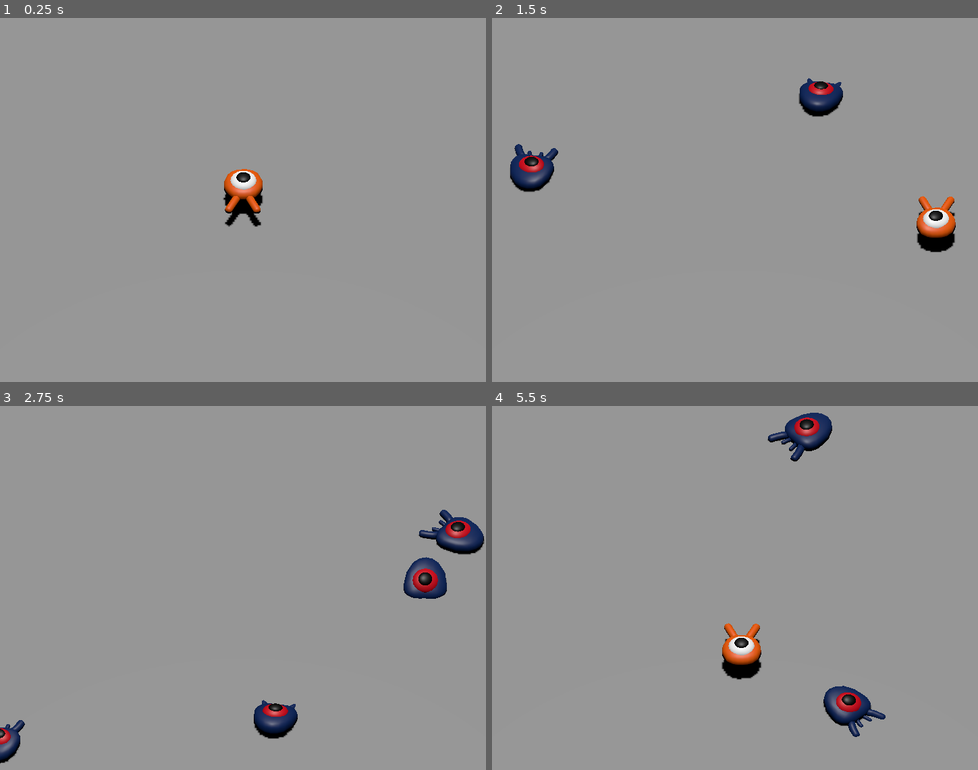
Above: before the commit, frames 1-4 (two rows, left to right).
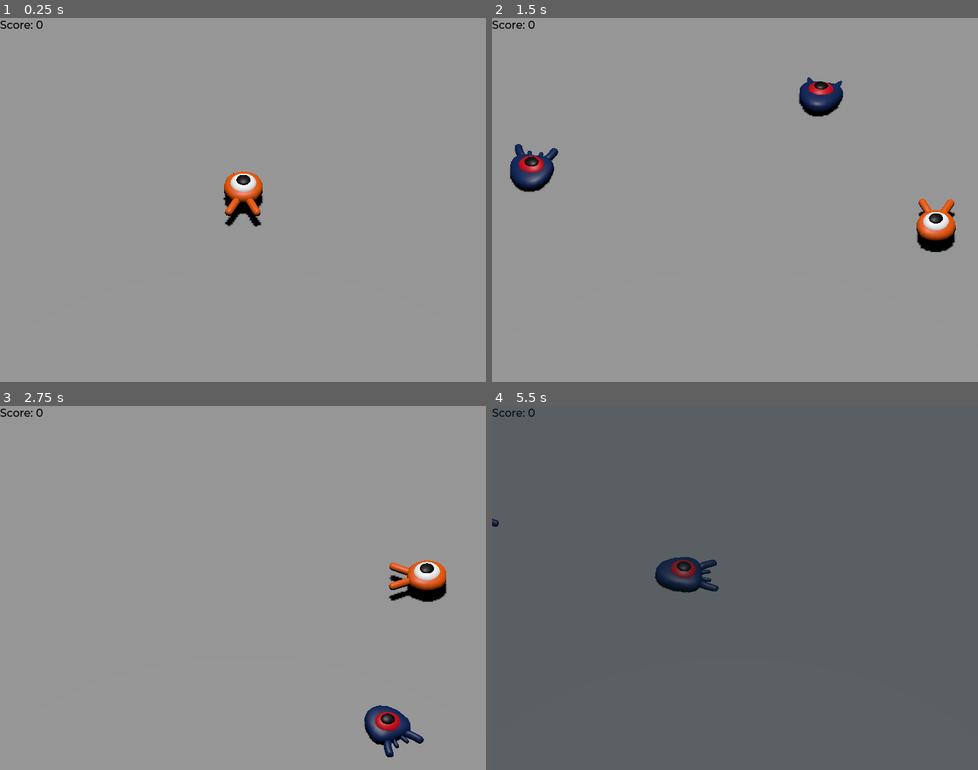
Above: after the commit, the same moments.

Repository: erikvelf/squash-the-creeps
Game: Godot game, scene res://main.tscn
The game is run twice, just before and just after one commit, with the same random seed, the same clock (stepped at 60 frames per second) and the same inputs. This scene is started directly instead of the project's main scene.
Inputs:
- Up to frame 1 (0.25 s): no input
- Up to frame 2 (1.5 s): tap Enter (ui_accept) at 0.5, 1.35 s; hold D (move_right) 0.53-1.28 s; hold Enter (ui_accept) 0.53-1.28 s; tap Space (jump) at 0.77 s; hold S (move_back) from 1.28 s (still down)
- Up to frame 3 (2.75 s): tap Space (jump) at 1.52 s; release S (move_back) at 2.03 s; hold D (move_right) from 2.03 s (still down); hold Enter (ui_accept) from 2.03 s (still down)
- Up to frame 4 (5.5 s): release D (move_right) at 2.78 s; release Enter (ui_accept) at 2.78 s; hold W (move_forward) 2.78-3.53 s; tap Enter (ui_accept) at 2.85, 4.35 s; tap Space (jump) at 3.02, 3.77, 4.52 s; hold Enter (ui_accept) 3.53-4.28 s; hold A (move_left) 3.53-5.03 s; hold S (move_back) from 5.03 s (still down); hold Enter (ui_accept) from 5.03 s (still down)

The runs differ from the first frame. In frame 1, 0.6% of the frame differs, in the area x 0-55%, y 0-55%; in frame 2, 0.6%; in frame 3, 4.2%; in frame 4, 100%, in the area x 0-100%, y 0-100%.

Commit message:
Created UI for retry, we connected the signal mob squashed to the ScoreLabel through Main scriptmob.squashed.connect(/ScoreLabel._on_mob_squashed.bind()) where we defined all mobs in a 'mob' group

Diff:
--- a/main.gd
+++ b/main.gd
@@ -3,6 +3,10 @@
 # We first export a variable to the Inspector
 # so that we can assign mob.tscn or any other monster to it by drag-n-drop
 @export var mob_scene: PackedScene
+
+func _ready():
+	$UserInterface/Retry.hide()
+
 
 
 func _on_mob_timer_timeout() -> void:
@@ -20,6 +24,16 @@
 	# adding it
 	add_child(mob)
 
+	# We connect the mob to the score label to update the score upon squashing one.
+	mob.squashed.connect($UserInterface/ScoreLabel._on_mob_squashed.bind())
+
 
 func _on_player_hit() -> void:
 	$MobTimer.stop()
+	print("Game over, you have been hit!")
+	$UserInterface/Retry.show()
+
+func _unhandled_input(event):
+	if event.is_action_pressed("ui_accept") and $UserInterface/Retry.visible:
+		# This restarts the current scene.
+		get_tree().reload_current_scene()
--- a/main.tscn
+++ b/main.tscn
@@ -1,8 +1,10 @@
-[gd_scene load_steps=9 format=3 uid="uid://byf7bi33taqt"]
+[gd_scene load_steps=12 format=3 uid="uid://byf7bi33taqt"]
 
 [ext_resource type="Script" uid="uid://cjtdc3xnpha8c" path="res://main.gd" id="1_0xm2m"]
 [ext_resource type="PackedScene" uid="uid://ct21oe3p3mr5e" path="res://player.tscn" id="1_ig7tw"]
 [ext_resource type="PackedScene" uid="uid://by5bfvrtrbchf" path="res://mob.tscn" id="2_h2yge"]
+[ext_resource type="FontFile" uid="uid://b8oudrmr4ry1c" path="res://fonts/Montserrat-Medium.ttf" id="4_lquwl"]
+[ext_resource type="Script" uid="uid://dpuxd4p6usg2" path="res://score_label.gd" id="5_7mycd"]
 
 [sub_resource type="BoxShape3D" id="BoxShape3D_7dm0k"]
 size = Vector3(60, 2, 60)
@@ -23,6 +25,9 @@
 "tilts": PackedFloat32Array(0, 0, 0, 0)
 }
 point_count = 4
+
+[sub_resource type="Theme" id="Theme_272bh"]
+default_font = ExtResource("4_lquwl")
 
 [node name="Main" type="Node"]
 script = ExtResource("1_0xm2m")
@@ -83,5 +88,31 @@
 wait_time = 0.5
 autostart = true
 
+[node name="UserInterface" type="Control" parent="."]
+layout_mode = 3
+anchors_preset = 15
+anchor_right = 1.0
+anchor_bottom = 1.0
+grow_horizontal = 2
+grow_vertical = 2
+theme = SubResource("Theme_272bh")
+
+[node name="ScoreLabel" type="Label" parent="UserInterface"]
+layout_mode = 1
+offset_right = 64.0
+offset_bottom = 23.0
+theme_override_colors/font_color = Color(0, 0, 0, 1)
+text = "Score: 0"
+script = ExtResource("5_7mycd")
+
+[node name="Retry" type="ColorRect" parent="UserInterface"]
+layout_mode = 1
+anchors_preset = 15
+anchor_right = 1.0
+anchor_bottom = 1.0
+grow_horizontal = 2
+grow_vertical = 2
+color = Color(0.0627451, 0.113725, 0.14902, 0.45098)
+
 [connection signal="hit" from="Player" to="." method="_on_player_hit"]
 [connection signal="timeout" from="MobTimer" to="." method="_on_mob_timer_timeout"]
--- a/mob.tscn
+++ b/mob.tscn
@@ -4,7 +4,7 @@
 [ext_resource type="Script" uid="uid://ck0xnqpck1utt" path="res://mob.gd" id="1_nokgg"]
 
 [sub_resource type="BoxShape3D" id="BoxShape3D_dy6sc"]
-size = Vector3(1.6793, 0.880737, 2.14108)
+size = Vector3(2.33275, 0.880737, 2.59789)
 
 [node name="Mob" type="CharacterBody3D" groups=["mob"]]
 collision_layer = 2
@@ -16,7 +16,7 @@
 [node name="Character" parent="Pivot" instance=ExtResource("1_dy6sc")]
 
 [node name="CollisionShape3D" type="CollisionShape3D" parent="."]
-transform = Transform3D(1, 0, 0, 0, 1, 0, 0, 0, 1, 0.0139809, 0.243591, 0.0323639)
+transform = Transform3D(1, 0, 0, 0, 1, 0, 0, 0, 1, -0.00357044, 0.243591, -0.0925182)
 shape = SubResource("BoxShape3D_dy6sc")
 
 [node name="VisibleOnScreenNotifier3D" type="VisibleOnScreenNotifier3D" parent="."]
--- a/player.tscn
+++ b/player.tscn
@@ -4,11 +4,11 @@
 [ext_resource type="Script" uid="uid://dvt582pu13gyw" path="res://player.gd" id="1_onrkg"]
 
 [sub_resource type="SphereShape3D" id="SphereShape3D_onrkg"]
-radius = 1.04903
+radius = 0.860668
 
 [sub_resource type="CylinderShape3D" id="CylinderShape3D_onrkg"]
-height = 0.443359
-radius = 1.17578
+height = 0.855713
+radius = 1.12988
 
 [node name="Player" type="CharacterBody3D"]
 collision_mask = 6
@@ -22,12 +22,13 @@
 shape = SubResource("SphereShape3D_onrkg")
 
 [node name="MobDetector" type="Area3D" parent="."]
+transform = Transform3D(1, 0, 0, 0, 1, 0, 0, 0, 1, 0, -0.110519, 0)
 collision_layer = 0
 collision_mask = 2
 monitorable = false
 
 [node name="CollisionShape3D" type="CollisionShape3D" parent="MobDetector"]
-transform = Transform3D(1, 0, 0, 0, 1, 0, 0, 0, 1, 0, 0.551758, 0)
+transform = Transform3D(1, 0, 0, 0, 1, 0, 0, 0, 1, 0, 0.345581, 0)
 shape = SubResource("CylinderShape3D_onrkg")
 
 [connection signal="body_entered" from="MobDetector" to="." method="_on_mob_detector_body_entered"]
--- /dev/null
+++ b/score_label.gd
@@ -0,0 +1,6 @@
+extends Label
+var score = 0
+
+func _on_mob_squashed():
+	score += 1
+	text = "Score: %s" % score
Not shown, added: score_label.gd.uid
